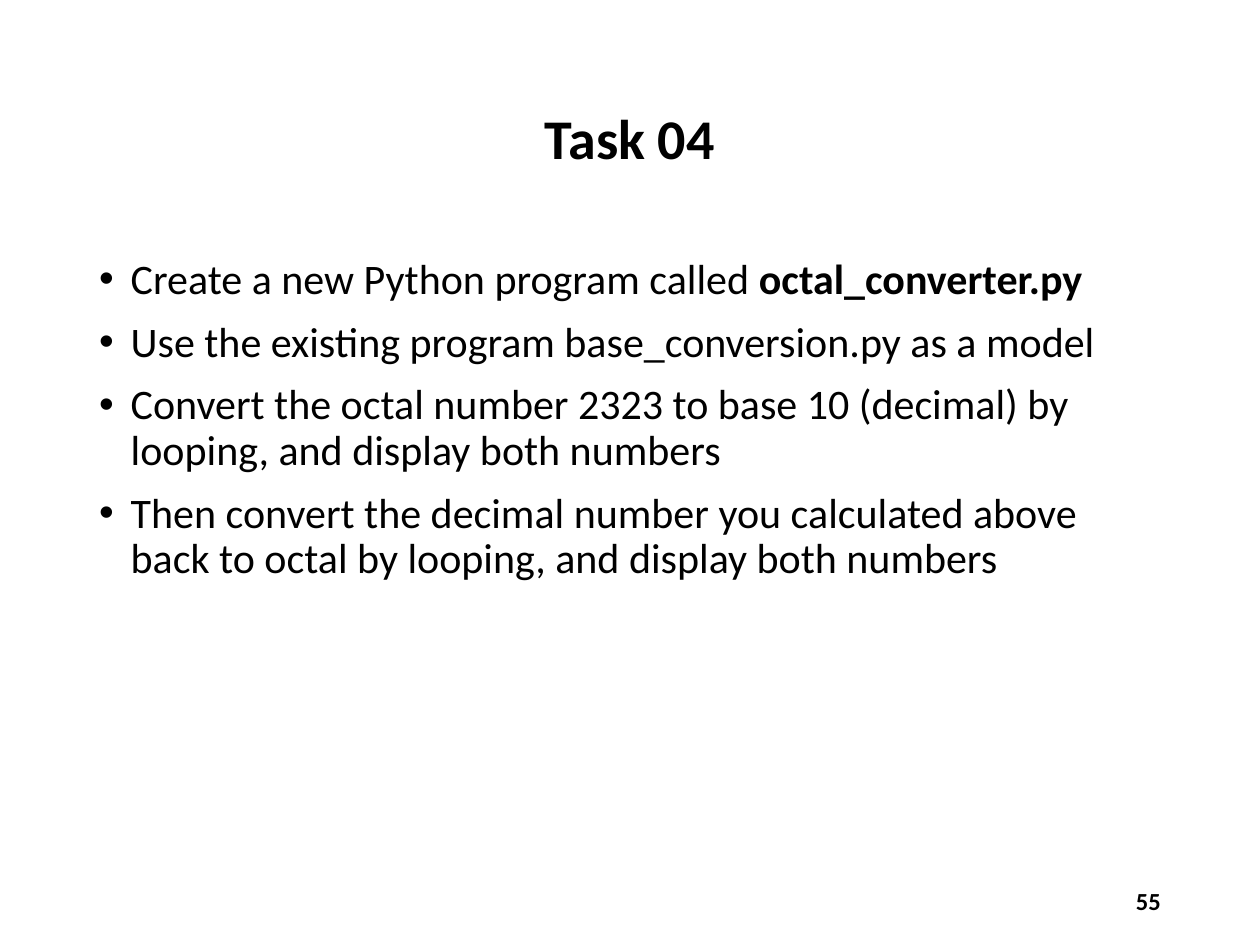
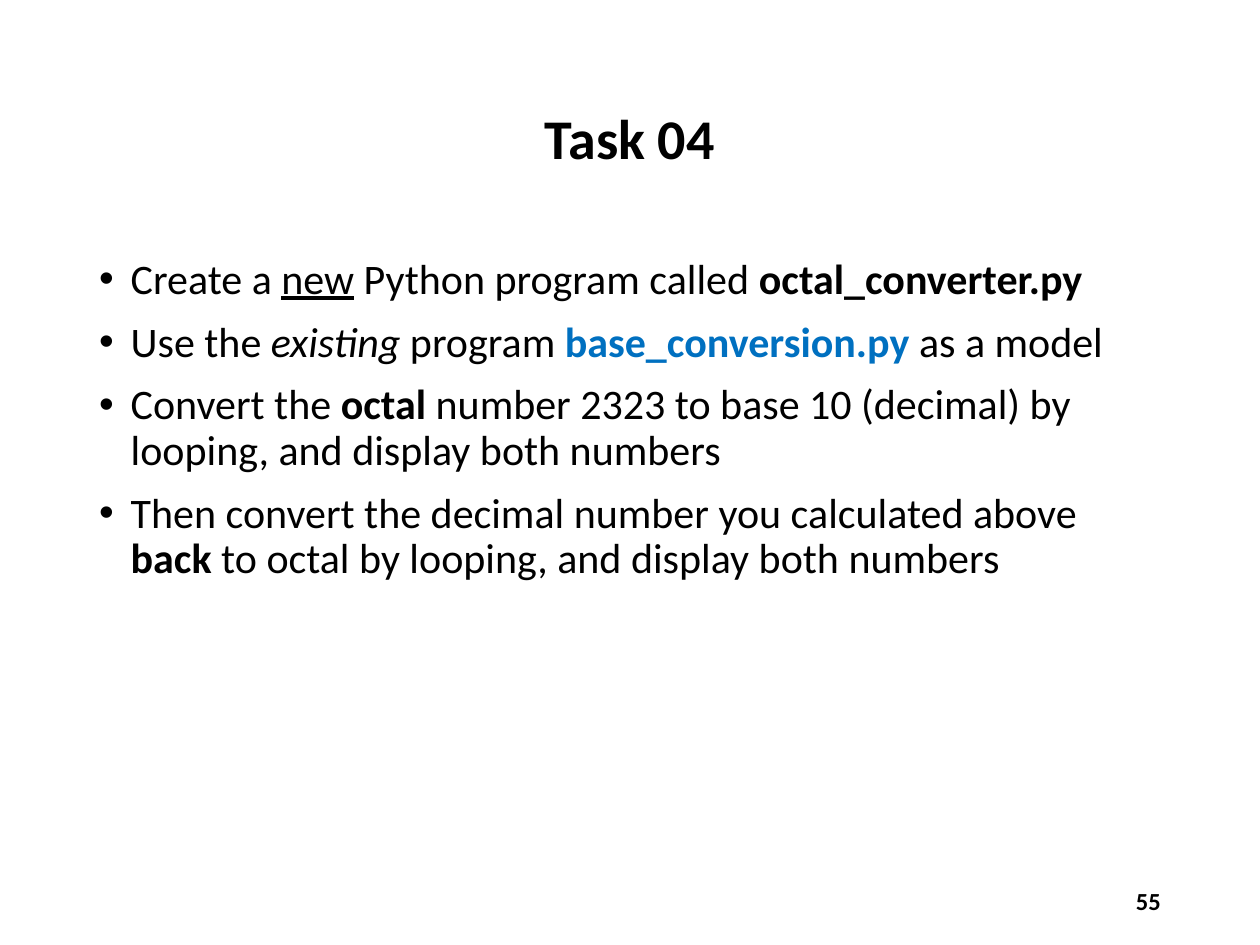
Before and after one commit to dbiersach/scicomp101, a slide deck: slide 55 of Session 04 - Algorithms/Session 04 - Algorithms.pptx. Drawn at 1260x945 pixels with LibreOffice and Linux fonts; fonts in the diff are those of the drawing. Boxes give left, top, right and bottom in pixels: in the first picture for what was removed or moved away, otherwise in the second. Text is boxed around its words. In the diff, an @@ line names an element or a change of style, - is before the commit and + after.

```diff
--- a/Session 04 - Algorithms/Session 04 - Algorithms.pptx
+++ b/Session 04 - Algorithms/Session 04 - Algorithms.pptx
@@ text "Create a new Python program ..." at (131,264,1103,581): underline on in "new"; text colour #000000 to #0070C0 in "base_conversion.py"; bold on in "base_conversion.py", "octal", "back"; italic on in "existing" @@
```
Also in this commit, not shown: 12 other slides changed, 2 other files.
